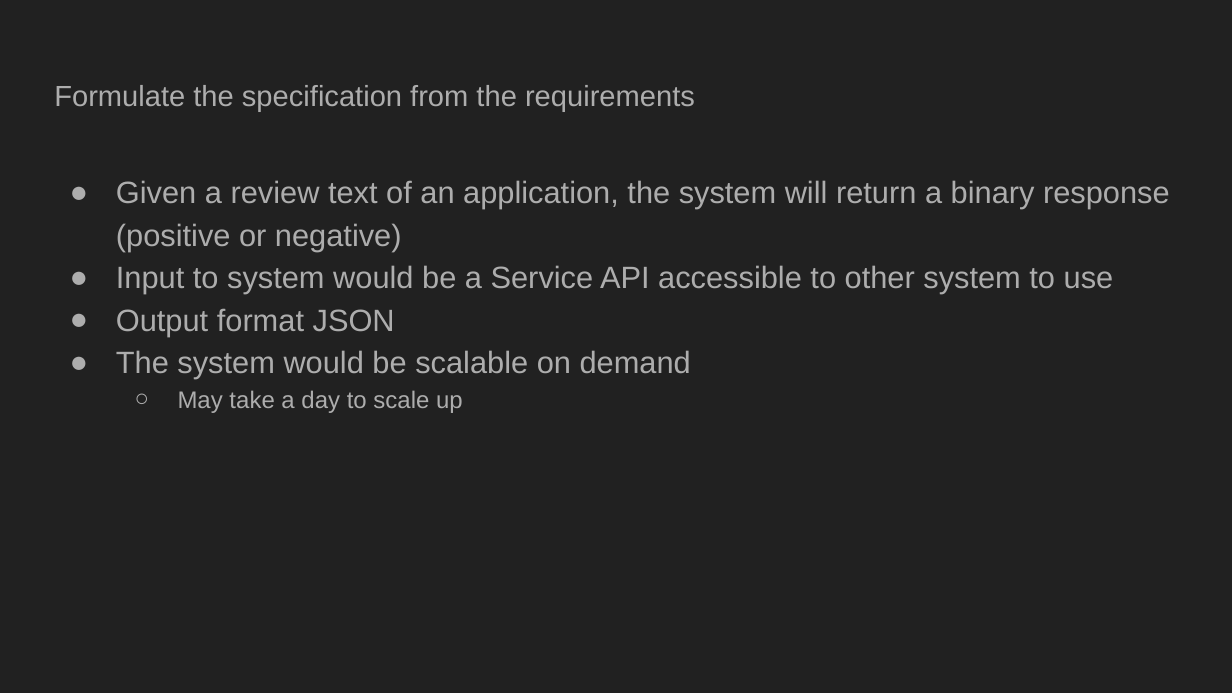
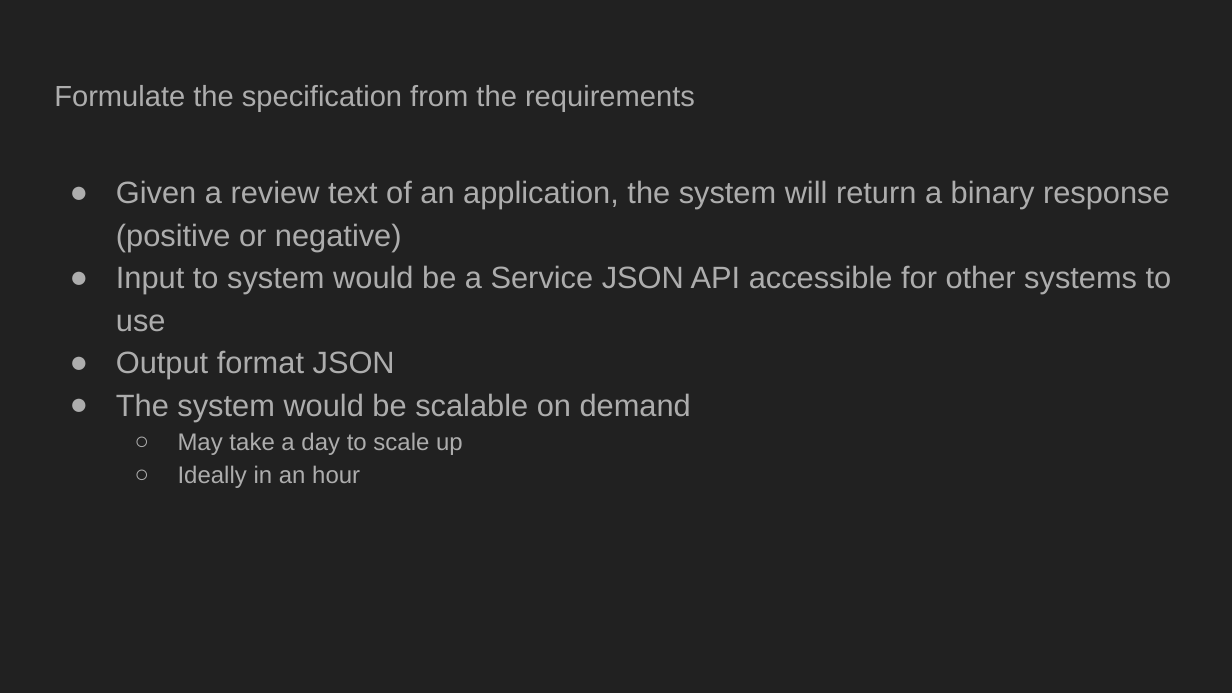
Before and after one commit to bwvidro/dsci644_team_d, a slide deck: slide 5 of Presentation/DSCI-644.pptx. Drawn at 1232x693 pixels with LibreOffice and Linux fonts; fonts in the diff are those of the drawing. Boxes give left, top, right and bottom in pixels: in the first picture for what was removed or moved away, otherwise in the second. Text is boxed around its words. In the diff, an @@ line names an element or a change of style, - is before the commit and + after.

```diff
--- a/Presentation/DSCI-644.pptx
+++ b/Presentation/DSCI-644.pptx
@@ text at (116,265,1172,331): text changed @@
-● Input to system would be a Service API accessible to other system to use
+● Input to system would be a Service JSON API accessible for other systems to use
@@ text at (178,465,360,488): paragraph added @@
+  ○ Ideally in an hour
```
Also in this commit, not shown: 8 other slides changed, 2 slides added, 1 slide removed.
